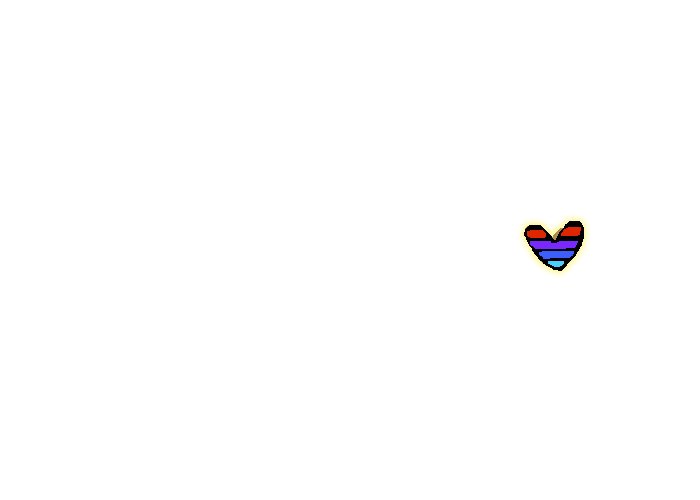
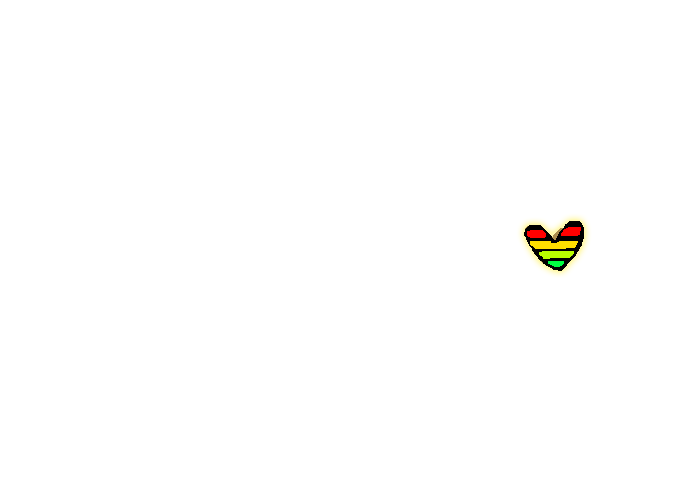
Revision of a layered w=700, h=500 image; what changed, layer by layer:
painted on "Layer 7" over bbox(527, 227, 581, 238)
painted on "Layer 6" over bbox(530, 241, 578, 249)
painted on "level2" over bbox(539, 251, 574, 259)
painted on "level1" over bbox(548, 261, 564, 267)
